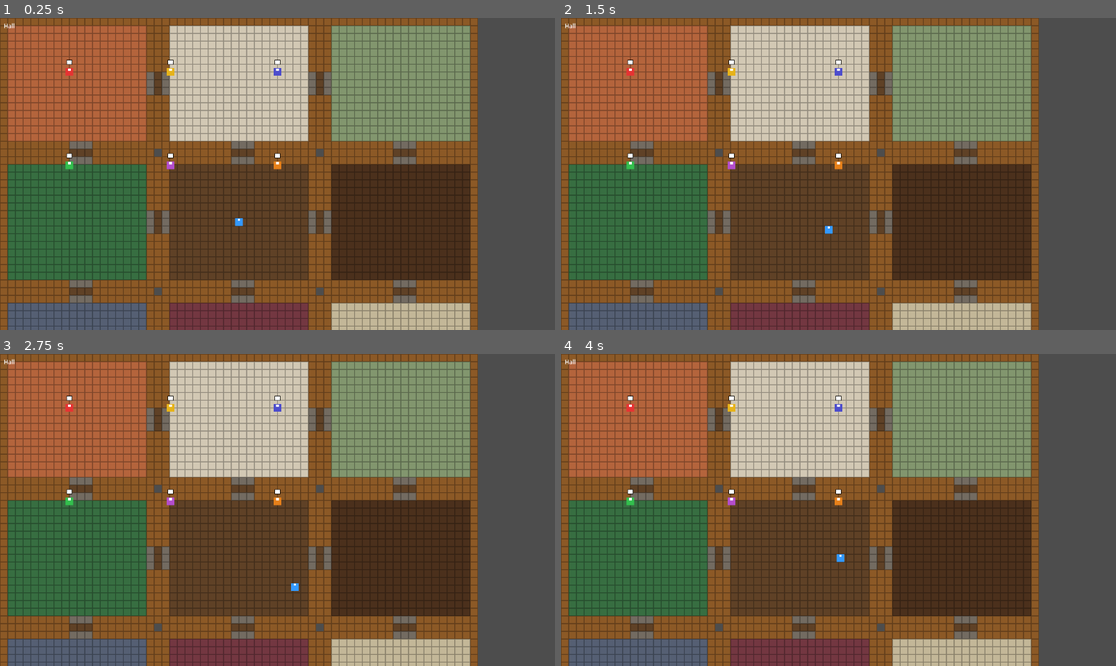
Above: before the commit, frames 1-4 (two rows, left to right).
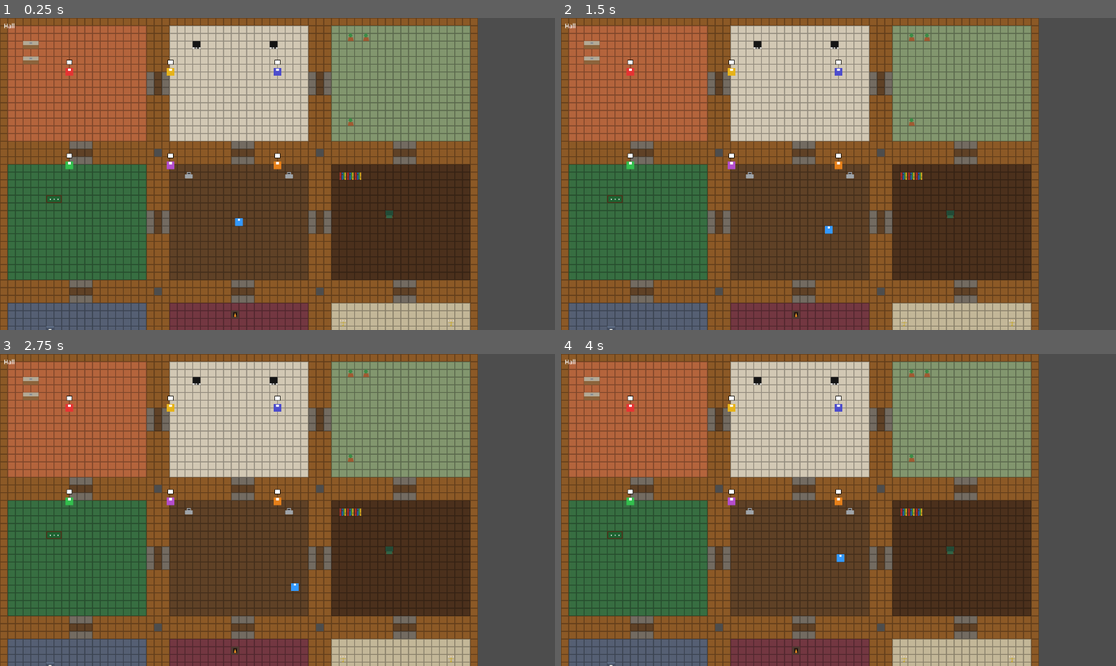
Above: after the commit, the same moments.

Repository: Frostist/Claudo
Game: Godot game, scene res://scenes/main/main.tscn
The game is run twice, just before and just after one commit, with the same random seed, the same clock (stepped at 60 frames per second) and the same inputs. The project has no main scene, so this scene is started directly.
Inputs:
- Up to frame 1 (0.25 s): no input
- Up to frame 2 (1.5 s): tap Enter at 0.5 s; hold Right (ui_right) 0.53-1.28 s; hold Down (ui_down) from 1.28 s (still down)
- Up to frame 3 (2.75 s): tap Space at 2 s; release Down (ui_down) at 2.03 s; hold Right (ui_right) from 2.03 s (still down)
- Up to frame 4 (4 s): release Right (ui_right) at 2.78 s; hold Up (ui_up) 2.78-3.53 s; hold Left (ui_left) from 3.53 s (still down)

The runs differ from the first frame. In frame 1, 0.5% of the frame differs, in the area x 4-82%, y 4-100%; in frame 2, 0.5%; in frame 3, 0.5%; in frame 4, 0.5%.

Commit message:
feat: add room furniture to mansion scene
Co-Authored-By: Claude Sonnet 4.6 <noreply@anthropic.com>

Diff:
--- a/scenes/mansion/mansion.tscn
+++ b/scenes/mansion/mansion.tscn
@@ -1,8 +1,20 @@
-[gd_scene load_steps=13 format=3]
+[gd_scene load_steps=25 format=3]
 
 [ext_resource type="Script" path="res://scenes/mansion/mansion.gd" id="1_mansion"]
 [ext_resource type="Script" path="res://scenes/mansion/mansion_generator.gd" id="2_generator"]
 [ext_resource type="TileSet" path="res://assets/tilesets/mansion_tileset.tres" id="3_tileset"]
+[ext_resource type="Texture2D" path="res://assets/sprites/furniture/kitchen_counter.png" id="4_kitchen_counter"]
+[ext_resource type="Texture2D" path="res://assets/sprites/furniture/piano.png" id="5_piano"]
+[ext_resource type="Texture2D" path="res://assets/sprites/furniture/plant_pot.png" id="6_plant_pot"]
+[ext_resource type="Texture2D" path="res://assets/sprites/furniture/billiard_table.png" id="7_billiard_table"]
+[ext_resource type="Texture2D" path="res://assets/sprites/furniture/suit_of_armor.png" id="8_suit_of_armor"]
+[ext_resource type="Texture2D" path="res://assets/sprites/furniture/bookshelf.png" id="9_bookshelf"]
+[ext_resource type="Texture2D" path="res://assets/sprites/furniture/reading_chair.png" id="10_reading_chair"]
+[ext_resource type="Texture2D" path="res://assets/sprites/furniture/desk.png" id="11_desk"]
+[ext_resource type="Texture2D" path="res://assets/sprites/furniture/fireplace.png" id="12_fireplace"]
+[ext_resource type="Texture2D" path="res://assets/sprites/furniture/armchair.png" id="13_armchair"]
+[ext_resource type="Texture2D" path="res://assets/sprites/furniture/dining_table.png" id="14_dining_table"]
+[ext_resource type="Texture2D" path="res://assets/sprites/furniture/candelabra.png" id="15_candelabra"]
 
 [sub_resource type="RectangleShape2D" id="RectangleShape2D_kitchen"]
 size = Vector2(288, 240)
@@ -91,3 +103,108 @@
 
 [node name="CollisionShape2D" type="CollisionShape2D" parent="RoomDiningRoom"]
 shape = SubResource("RectangleShape2D_dining")
+
+[node name="FurnKitchenCounter" type="Sprite2D" parent="Mansion"]
+position = Vector2(48, 48)
+texture = ExtResource("4_kitchen_counter")
+centered = false
+
+[node name="FurnKitchenCounter2" type="Sprite2D" parent="Mansion"]
+position = Vector2(48, 80)
+texture = ExtResource("4_kitchen_counter")
+centered = false
+
+[node name="FurnBallroomPiano" type="Sprite2D" parent="Mansion"]
+position = Vector2(400, 48)
+texture = ExtResource("5_piano")
+centered = false
+
+[node name="FurnBallroomPiano2" type="Sprite2D" parent="Mansion"]
+position = Vector2(560, 48)
+texture = ExtResource("5_piano")
+centered = false
+
+[node name="FurnConservPlant1" type="Sprite2D" parent="Mansion"]
+position = Vector2(720, 32)
+texture = ExtResource("6_plant_pot")
+centered = false
+
+[node name="FurnConservPlant2" type="Sprite2D" parent="Mansion"]
+position = Vector2(752, 32)
+texture = ExtResource("6_plant_pot")
+centered = false
+
+[node name="FurnConservPlant3" type="Sprite2D" parent="Mansion"]
+position = Vector2(720, 208)
+texture = ExtResource("6_plant_pot")
+centered = false
+
+[node name="FurnBilliardTable" type="Sprite2D" parent="Mansion"]
+position = Vector2(96, 368)
+texture = ExtResource("7_billiard_table")
+centered = false
+
+[node name="FurnHallArmor" type="Sprite2D" parent="Mansion"]
+position = Vector2(384, 320)
+texture = ExtResource("8_suit_of_armor")
+centered = false
+
+[node name="FurnHallArmor2" type="Sprite2D" parent="Mansion"]
+position = Vector2(592, 320)
+texture = ExtResource("8_suit_of_armor")
+centered = false
+
+[node name="FurnLibraryShelf1" type="Sprite2D" parent="Mansion"]
+position = Vector2(704, 320)
+texture = ExtResource("9_bookshelf")
+centered = false
+
+[node name="FurnLibraryShelf2" type="Sprite2D" parent="Mansion"]
+position = Vector2(720, 320)
+texture = ExtResource("9_bookshelf")
+centered = false
+
+[node name="FurnLibraryShelf3" type="Sprite2D" parent="Mansion"]
+position = Vector2(736, 320)
+texture = ExtResource("9_bookshelf")
+centered = false
+
+[node name="FurnLibraryChair" type="Sprite2D" parent="Mansion"]
+position = Vector2(800, 400)
+texture = ExtResource("10_reading_chair")
+centered = false
+
+[node name="FurnStudyDesk" type="Sprite2D" parent="Mansion"]
+position = Vector2(96, 640)
+texture = ExtResource("11_desk")
+centered = false
+
+[node name="FurnLoungeFireplace" type="Sprite2D" parent="Mansion"]
+position = Vector2(480, 608)
+texture = ExtResource("12_fireplace")
+centered = false
+
+[node name="FurnLoungeChair1" type="Sprite2D" parent="Mansion"]
+position = Vector2(416, 656)
+texture = ExtResource("13_armchair")
+centered = false
+
+[node name="FurnLoungeChair2" type="Sprite2D" parent="Mansion"]
+position = Vector2(544, 656)
+texture = ExtResource("13_armchair")
+centered = false
+
+[node name="FurnDiningTable" type="Sprite2D" parent="Mansion"]
+position = Vector2(768, 656)
+texture = ExtResource("14_dining_table")
+centered = false
+
+[node name="FurnDiningCandle1" type="Sprite2D" parent="Mansion"]
+position = Vector2(704, 624)
+texture = ExtResource("15_candelabra")
+centered = false
+
+[node name="FurnDiningCandle2" type="Sprite2D" parent="Mansion"]
+position = Vector2(928, 624)
+texture = ExtResource("15_candelabra")
+centered = false
